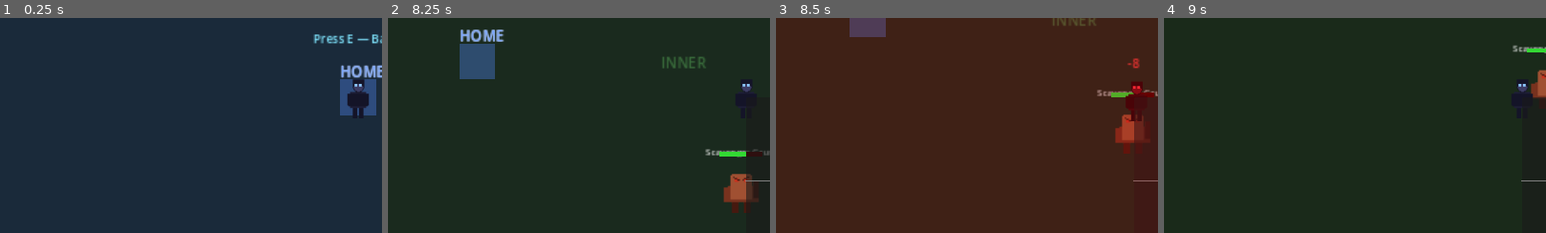
Above: before the commit, frames 1-4 (left to right).
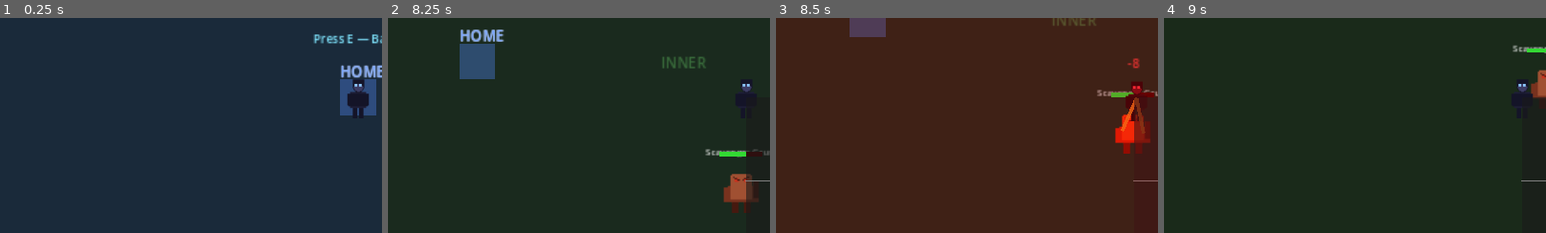
Above: after the commit, the same moments.

Repository: cbradshaw11/game-concept
Game: Godot game, scene res://scenes/world/world_scene.tscn
Same seed, same stepped clock (60 frames per second), same inputs: the game is played once before the commit and once after it.
Inputs:
- Up to frame 1 (0.25 s): no input
- Up to frame 2 (8.25 s): tap E (interact) at 0.5, 1.25, 4.25, 5, 5.1, 5.75, 7.25 s; hold Right (ui_right) 0.53-1.28 s; tap Space (attack) at 0.6, 1.35, 2.3, 3.05, 3.8, 4.55, 5.3, 6.05, 6.8, 7.55 s; hold Down (ui_down) 1.28-2.03 s; hold Right (ui_right) 2.03-2.78 s; tap R (attack_magic) at 2.1 s; hold Up (ui_up) 2.78-3.53 s; tap Z (attack_melee) at 2.85 s; hold Left (ui_left) 3.53-5.03 s; tap Q (attack_ranged) at 3.6 s; tap X (guard) at 4.35 s; hold Down (ui_down) 5.03-5.78 s; hold Right (ui_right) 5.78-6.53 s; tap 0 at 5.85 s; hold Up (ui_up) 6.53-7.28 s; tap 9 at 6.6 s; hold Right (ui_right) 7.28-8.03 s; tap Backspace at 7.35 s; hold Down (ui_down) from 8.03 s (still down); tap Enter at 8.1 s
- Up to frame 3 (8.5 s): keep holding Down (ui_down); tap Space (attack) at 8.3 s
- Up to frame 4 (9 s): release Down (ui_down) at 8.78 s; hold Left (ui_left) from 8.78 s (still down); tap Keypad Enter at 8.85 s
The pictures show only the part of the screen within x 3-53%, y 32-82%; the shares and areas given below are measured in that part.

Frames 1-2 are identical in both runs. In frame 3, 1.1% of the frame differs, in the area x 88-98%, y 36-64%; in frame 4, nothing differs.

Commit message:
feat: enemy attack slash — orange Line2D arc toward player + orange glow on attacker

Diff:
--- a/game/scenes/world/world_scene.gd
+++ b/game/scenes/world/world_scene.gd
@@ -318,6 +318,27 @@
 				player_health -= float(dmg)
 				damage_timers[key] = 1.0
 
+				# Enemy attack flash — orange glow on attacker
+				var e_sprite: Node = enemy.find_child("Sprite", false, false)
+				if e_sprite and e_sprite is Sprite2D:
+					(e_sprite as Sprite2D).modulate = Color(2.0, 0.6, 0.1)
+					var e_flash := create_tween()
+					e_flash.tween_property(e_sprite, "modulate", Color.WHITE, 0.2)
+
+				# Attack slash line from enemy toward player
+				var slash := Line2D.new()
+				slash.width = 4.0
+				slash.default_color = Color(1.0, 0.5, 0.1, 0.9)
+				var attack_dir: Vector2 = (player.position - enemy.position).normalized()
+				var perp_a: Vector2 = Vector2(-attack_dir.y, attack_dir.x)
+				slash.add_point(enemy.position + perp_a * 12.0)
+				slash.add_point(enemy.position + attack_dir * 38.0)
+				slash.add_point(enemy.position - perp_a * 12.0)
+				add_child(slash)
+				var slash_tw := create_tween()
+				slash_tw.tween_property(slash, "modulate:a", 0.0, 0.18)
+				slash_tw.tween_callback(slash.queue_free)
+
 				# Player hit flash — full red modulate
 				player.modulate = Color(2.0, 0.2, 0.2)
 				var flash_tw := create_tween()
